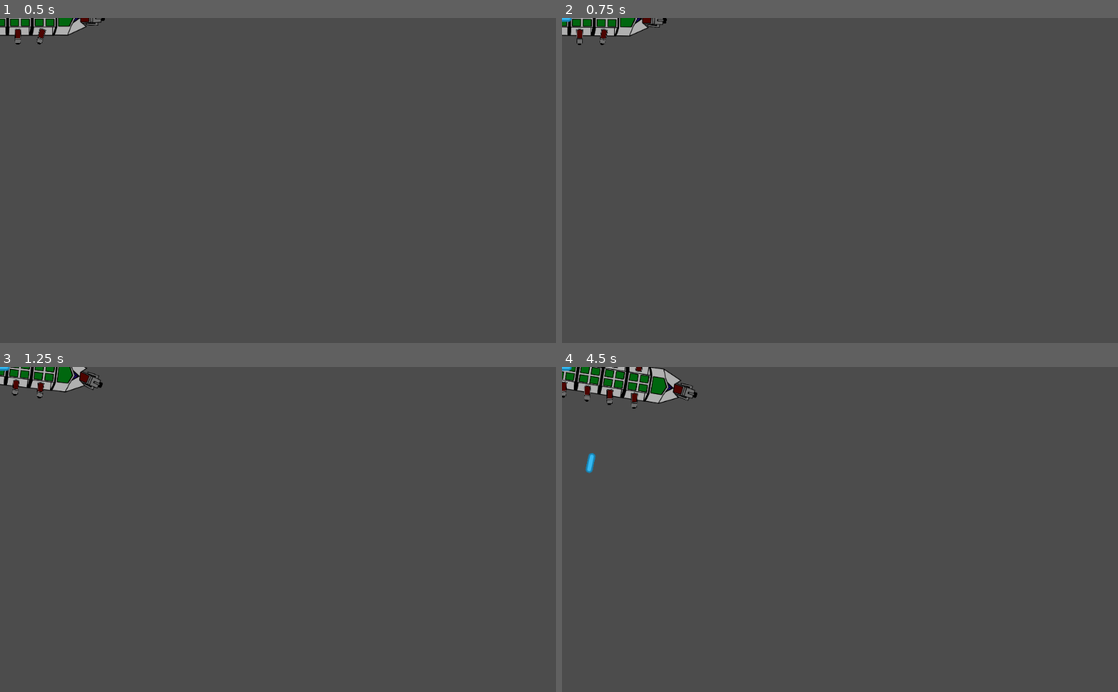
Above: before the commit, frames 1-4 (two rows, left to right).
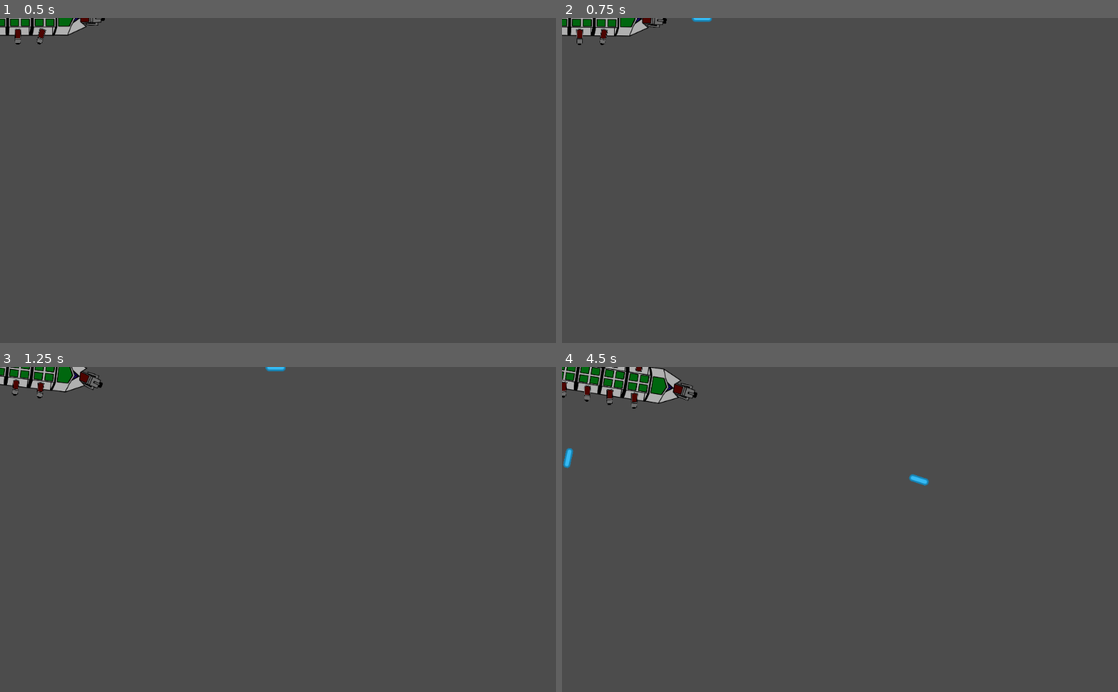
Above: after the commit, the same moments.

Repository: daveymclain/space-goss
Game: Godot game, scene res://scenes/ship.tscn
Same seed, same stepped clock (60 frames per second), same inputs: the game is played once before the commit and once after it.
Inputs (mouse positions are in pixels of both pictures, inside the frame that each line leads up to):
- Up to frame 1 (0.5 s): no input
- Up to frame 2 (0.75 s): tap Enter at 0.5 s; move the mouse to (962, 164) at 0.52 s; press the mouse at (962, 164) at 0.53 s; hold D (player_right) from 0.53 s (still down)
- Up to frame 3 (1.25 s): keep holding D (player_right)
- Up to frame 4 (4.5 s): move the mouse to (728, 545) at 1.27 s; release D (player_right) at 1.28 s; release the mouse at (728, 545) at 1.28 s; hold A (player_left) 1.28-2.03 s; click (728, 545) at 1.35 s; move the mouse to (895, 458) at 2.02 s; press the mouse at (895, 458) at 2.03 s; hold D (player_right) 2.03-2.78 s; move the mouse to (812, 594) at 2.77 s; release the mouse at (812, 594) at 2.78 s; hold W (player_thrust) 2.78-3.53 s; click (812, 594) at 2.85 s; move the mouse to (1006, 578) at 3.52 s; press the mouse at (1006, 578) at 3.53 s; hold A (player_left) from 3.53 s (still down); move the mouse to (673, 480) at 4.27 s; release the mouse at (673, 480) at 4.28 s; click (673, 480) at 4.35 s

Frame 1 is identical in both runs. In frame 2, less than 0.1% of the frame differs, in the area x 0-27%, y 0-3%; in frame 3, less than 0.1%; in frame 4, 0.3%, in the area x 0-66%, y 0-37%.
Error before the commit: Attempt to call function 'get_global_position' in base 'null instance' on a null instance. (res://scenes/ship.gd:147)

Commit message:
The main weapon can now fire

Diff:
--- a/game/scenes/ship.gd
+++ b/game/scenes/ship.gd
@@ -31,6 +31,7 @@
 onready var shoot_del_container = get_node("shoot_del_container")
 onready var shoot_del = load("res://scenes/shoot_delay_timer.tscn")
 
+# for use later when adding boost
 var boost_on = false
 var thrust_on = false
 
@@ -44,20 +45,22 @@
 var rot = 0
 # variable to tell which way the ship its turning. for use when turning the engine particles on
 var t = 0
-# array to stor which guns are delayed
+# arrays to see which guns are delayed
 var guns_delayed = []
 var guns_delayed_right = []
+var main_delayed = []
+
 
 func _ready():
 	set_process(true)
-	# set all the gun delays to false
+	# set all the gun delays to true except the starting guns
 	for i in 5:
 		guns_delayed.append(true)
 	guns_delayed[0] = false
 	for i in 5:
 		guns_delayed_right.append(true)
 	guns_delayed_right[0] = false
-
+	main_delayed.append(false)
 func _process(delta):
 	t = 0
 	if Input.is_action_pressed("player_left"):
@@ -82,17 +85,17 @@
 	set_position(pos)
 	set_rotation(rot)
 
-	# slowly reduce momentum (fake physics
+	# slowly reduce momentum (fake physics)
 	if vel > 0:
 		vel *= .99
 	if turn > 0 or turn < 0:
 		turn *= .98
 	# turret aiming
-	turret_aim(turret_bank_left, left_arc_start, left_arc_end, left_turret_rest)
-	turret_aim(turret_bank_right, right_arc_start, right_arc_end, right_turret_rest)
-	turret_aim(front_gun, main_arc_start, main_arc_end, main_turret_rest)
+	turret_aim(turret_bank_left, left_arc_start, left_arc_end, left_turret_rest, guns_delayed)
+	turret_aim(turret_bank_right, right_arc_start, right_arc_end, right_turret_rest, guns_delayed_right)
+	turret_aim(front_gun, main_arc_start, main_arc_end, main_turret_rest, main_delayed)
 
-func turret_aim(node,arc_start,arc_end,rest_pos):
+func turret_aim(node, arc_start, arc_end, rest_pos, del_array):
 	# var for knowing which turret it is
 	var turret_num = 0
 	for N in node.get_children():
@@ -108,10 +111,10 @@
 		# see if mouse it in its arc and make sure it is not to close
 		if m_c < arc_start and m_c > arc_end and dis_mouse > 50:
 			# see if the gun delay is on
-			if !guns_delayed[turret_num]:
+			if !del_array[turret_num]:
 				if Input.is_action_pressed("player_shoot"):
 					# set the currect delay index to true
-					guns_delayed[turret_num] = true
+					del_array[turret_num] = true
 					# create an individul timer fot the delay
 					var d = shoot_del.instance()
 					shoot_del_container.add_child(d)
@@ -130,16 +133,21 @@
 		# the same as above but for the other side
 		elif m_c > arc_start and m_c < arc_end and dis_mouse > 50:
 			# see if the gun delay is on
-			if !guns_delayed_right[turret_num]:
+			if !del_array[turret_num]:
 				if Input.is_action_pressed("player_shoot"):
 					# set the currect delay index to true
-					guns_delayed_right[turret_num] = true
+					del_array[turret_num] = true
 					# create an individul timer fot the delay
 					var d = shoot_del.instance()
 					shoot_del_container.add_child(d)
 					# set the turret number in the timer so when it times out it knows which index to set to false again
 					d.turret = turret_num
-					d.right = true
+					# tell the shoot delay timer that it is the right side so it changes the right array
+					if del_array.size() > 1:
+						d.right = true
+					else:
+						d.main = true
+						d.wait_time = 1
 					# start the timer
 					d.start()
 					var b = bullet.instance()
--- a/game/scenes/ship.tscn
+++ b/game/scenes/ship.tscn
@@ -135,15 +135,15 @@
 anim_loop = false
 _sections_unfolded = [ "Color" ]
 
-[node name="ship" type="Area2D"]
+[node name="ship" type="Area2D" index="0"]
 
 position = Vector2( 500, 210 )
 scale = Vector2( 0.5, 0.5 )
 input_pickable = false
 gravity_vec = Vector2( 0, 1 )
-gravity = 98.0
-linear_damp = 1.0
-angular_damp = 1.0
+gravity = 0.0
+linear_damp = 0.0
+angular_damp = 0.0
 audio_bus_override = false
 audio_bus_name = "Master"
 script = ExtResource( 1 )
@@ -176,7 +176,6 @@
 
 [node name="turret_right" type="Area2D" parent="right_bank" index="0"]
 
-editor/display_folded = true
 position = Vector2( -197.217, 44.2566 )
 rotation = 1.5708
 input_pickable = true
@@ -187,9 +186,6 @@
 audio_bus_override = false
 audio_bus_name = "Master"
 _sections_unfolded = [ "Transform" ]
-__meta__ = {
-"_edit_group_": true
-}
 
 [node name="Sprite" type="Sprite" parent="right_bank/turret_right" index="0"]
 
@@ -320,7 +316,6 @@
 
 [node name="turret_left" type="Area2D" parent="left_bank" index="0"]
 
-editor/display_folded = true
 position = Vector2( 160.766, -45.9398 )
 rotation = -1.5708
 input_pickable = true
@@ -482,6 +477,12 @@
 scale = Vector2( 0.8, 0.8 )
 texture = ExtResource( 4 )
 _sections_unfolded = [ "Transform", "Visibility" ]
+
+[node name="muzzle" type="Position2D" parent="front_gun/main_gun" index="1"]
+
+position = Vector2( 99.321, -0.205261 )
+rotation = -1.5708
+scale = Vector2( 1, 1 )
 
 [node name="engines" type="Node2D" parent="." index="5"]
 
--- a/game/scenes/shoot_delay_timer.tscn
+++ b/game/scenes/shoot_delay_timer.tscn
@@ -2,7 +2,7 @@
 
 [ext_resource path="res://shoot_delay_timer.gd" type="Script" id=1]
 
-[node name="shoot_delay_timer" type="Timer" index="0"]
+[node name="shoot_delay_timer" type="Timer"]
 
 process_mode = 1
 wait_time = 0.2
--- a/game/shoot_delay_timer.gd
+++ b/game/shoot_delay_timer.gd
@@ -4,17 +4,20 @@
 
 var turret
 var right = false
+var main = false
 
 func _ready():
 	pass
 
 func _on_shoot_delay_timer_timeout():
-	if !right:
+	if !right and !main:
 		if turret < 4:
 			get_node("/root/ship").guns_delayed[turret + 1] = false
 
 		else:
 			get_node("/root/ship").guns_delayed[0] = false
+	elif main:
+		get_node("/root/ship").main_delayed[turret] = false
 	else:
 		if turret < 4:
 			get_node("/root/ship").guns_delayed_right[turret + 1] = false
